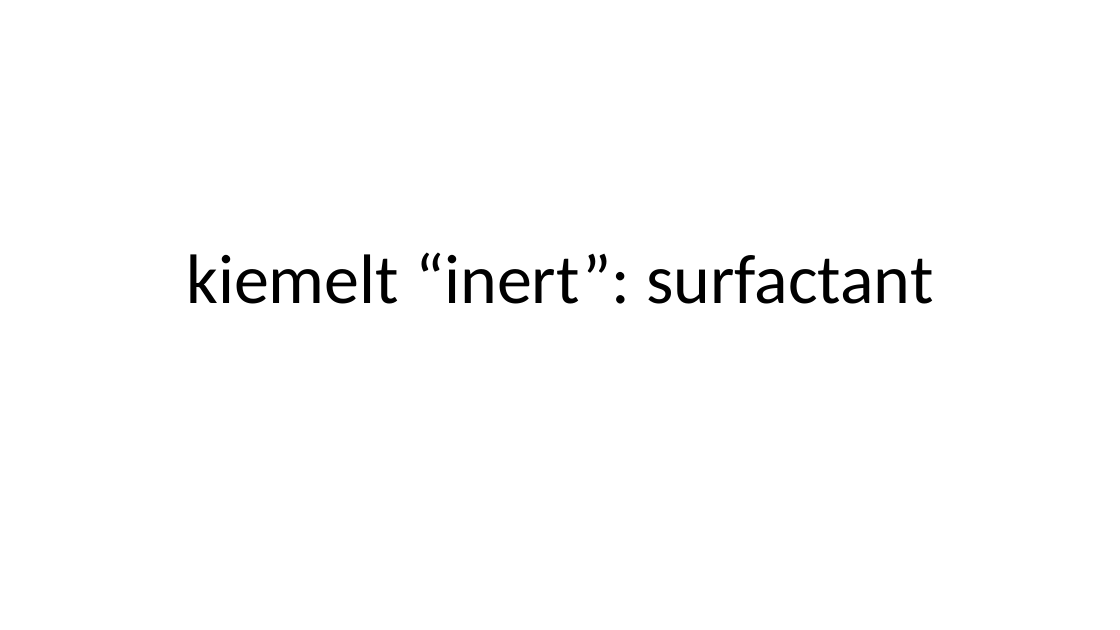
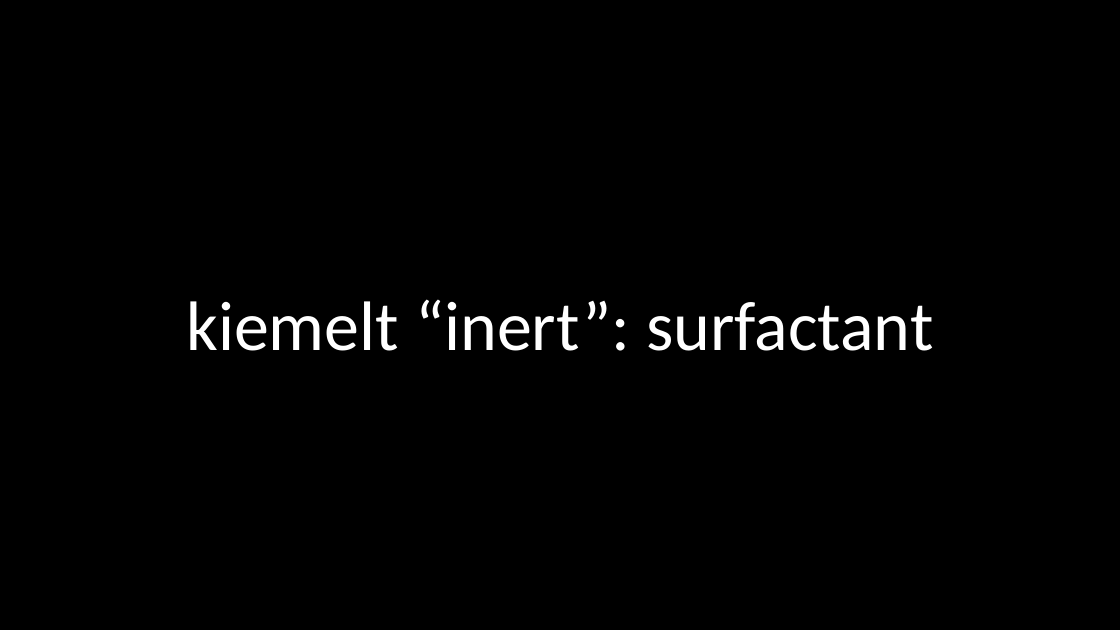
Before and after one commit to LilianaBohus/chemistry-presenations, a slide deck: slide 16 of formulations-and-surfactants.pptx. Drawn at 1120x630 pixels with LibreOffice and Linux fonts; fonts in the diff are those of the drawing; background and template pictures are left out. Boxes give left, top, right and bottom in pixels: in the first picture for what was removed or moved away, otherwise in the second. Text is boxed around its words. In the diff, an @@ line names an element or a change of style, - is before the commit and + after.

```diff
--- a/formulations-and-surfactants.pptx
+++ b/formulations-and-surfactants.pptx
@@ background #FFFFFF to picture (left out) @@
@@ title "kiemelt “inert”: surfactant" at bbox=[186, 299, 933, 351]: text colour #000000 to #FFFFFF @@
```
Also in this commit, not shown: 5 slides added.
